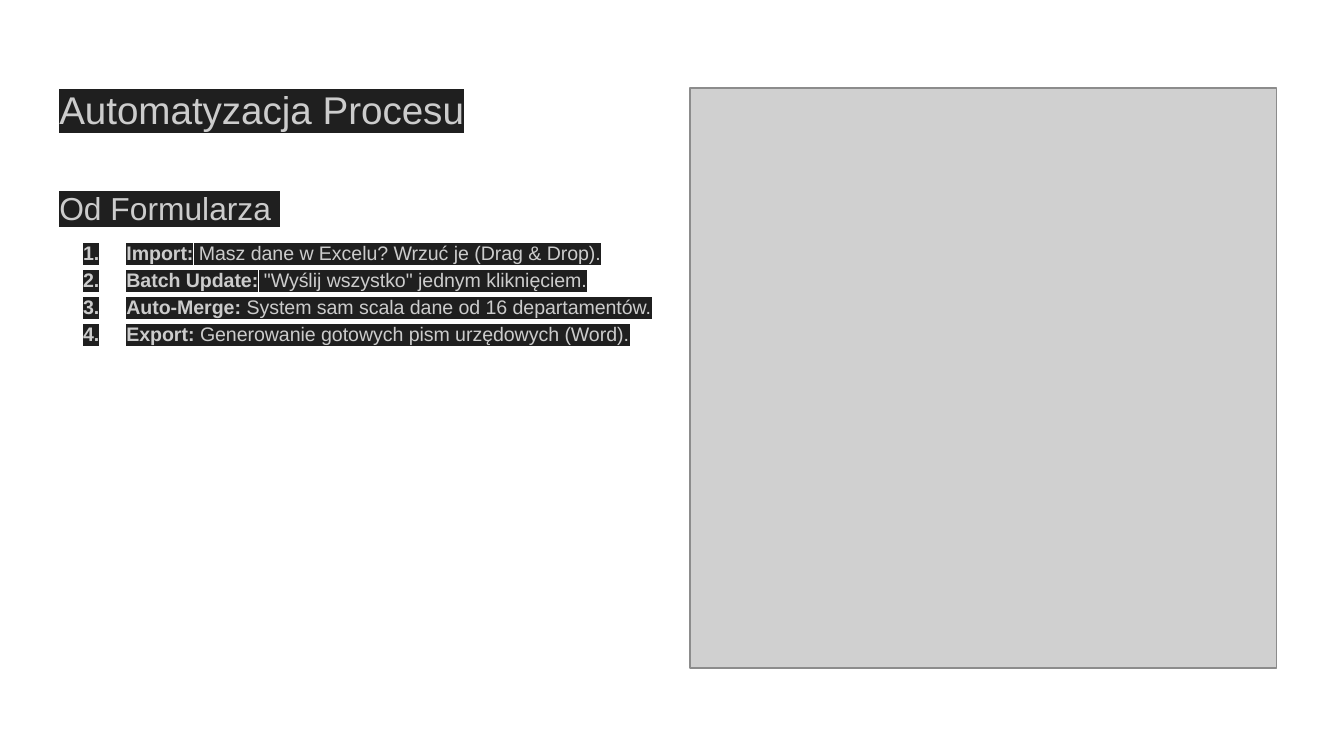
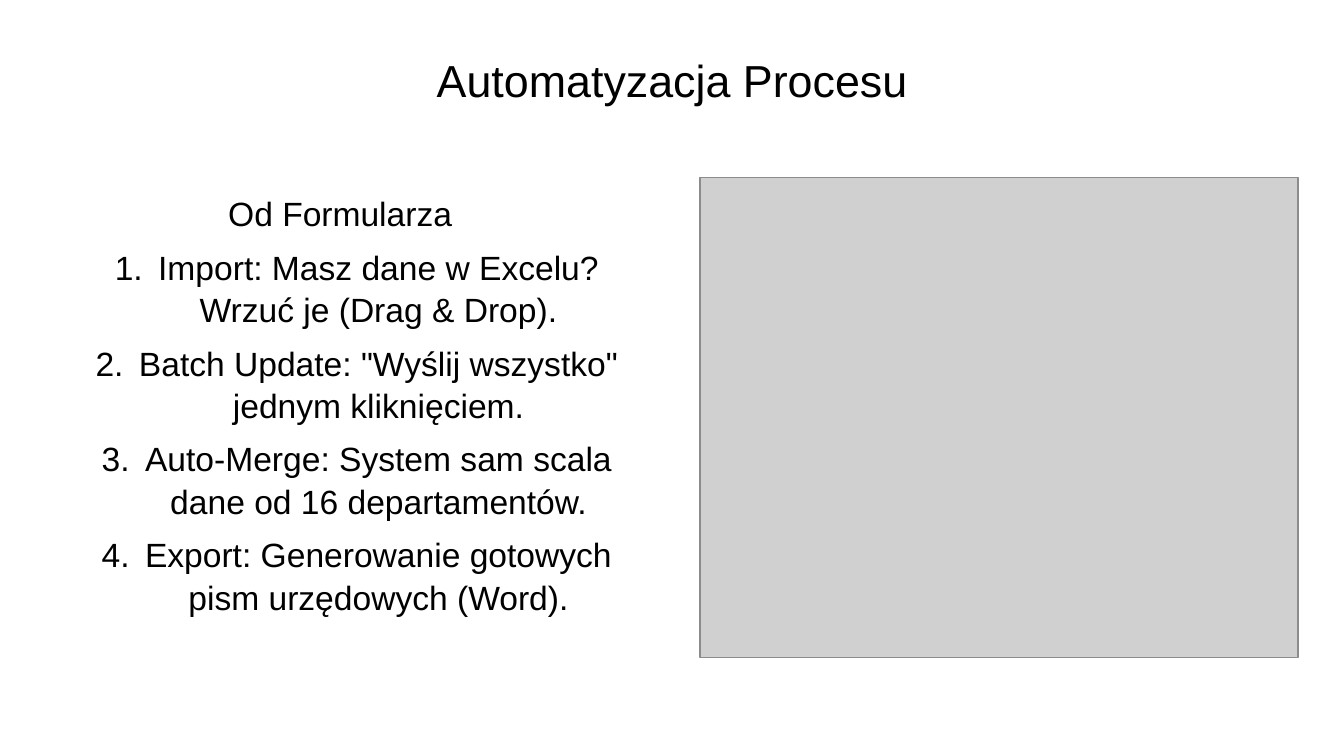
Before and after one commit to BachaBajceps/HackNation2025, a slide deck: slide 6 of Prezentacja.pptx. Drawn at 1344x756 pixels with LibreOffice and Linux fonts; fonts in the diff are those of the drawing; grey boxes stand for pictures. Boxes give left, top, right and bottom in pixels: in the first picture for what was removed or moved away, otherwise in the second. Text is boxed around its words. In the diff, an @@ line names an element or a change of style, - is before the commit and + after.

```diff
--- a/Prezentacja.pptx
+++ b/Prezentacja.pptx
@@ title "Automatyzacja Procesu" at <box>437,64,907,106</box>: size 20.7 to 24 pt, text colour #CCCCCC to #000000, highlight #1F1F1F to none; alignment left to centre; line spacing 1.15 to 0.9; vertical alignment top to middle @@
@@ text "Od Formularza": place and size @@
-text "Od Formularza" at <box>59,197,651,345</box>
+text "Od Formularza" at <box>139,201,618,616</box>
@@ text "Od Formularza" at <box>139,201,618,616</box>: size 17 to 18 pt in "Od Formularza"; text colour #CCCCCC to #000000, highlight #1F1F1F to none, size 10.5 to 18 pt; bold off in "Import:", "Batch Update:", "Auto-Merge:", "Export:"; alignment left to centre; line spacing 1.15 to 1.05; less space between paragraphs; bullet colour #CCCCCC to #000000; more space between paragraphs @@
@@ picture: place and size @@
-picture at <box>689,89,1277,668</box>
+picture at <box>700,177,1298,657</box>
```
Also in this commit, not shown: 7 other slides changed.
